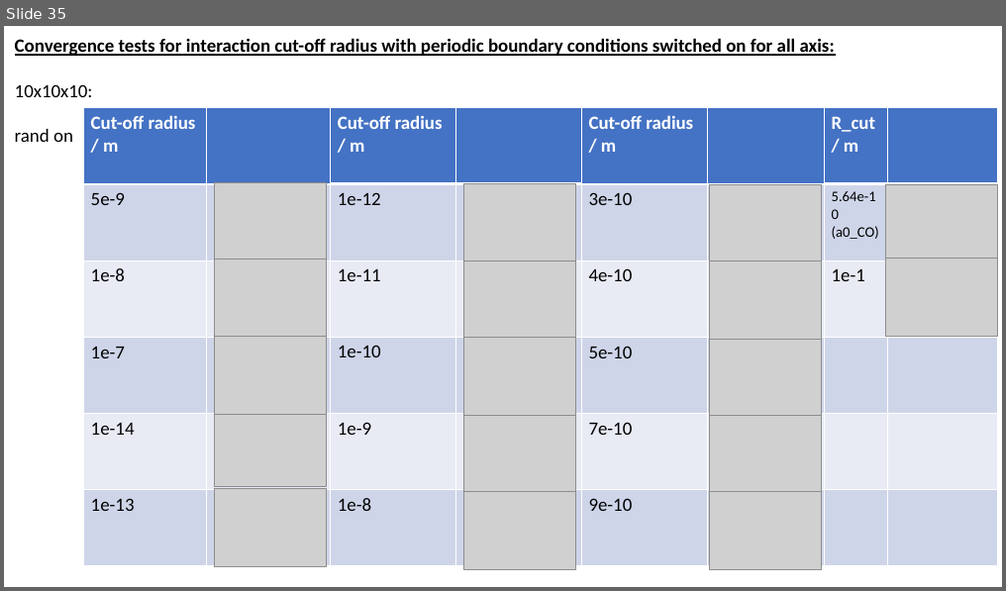
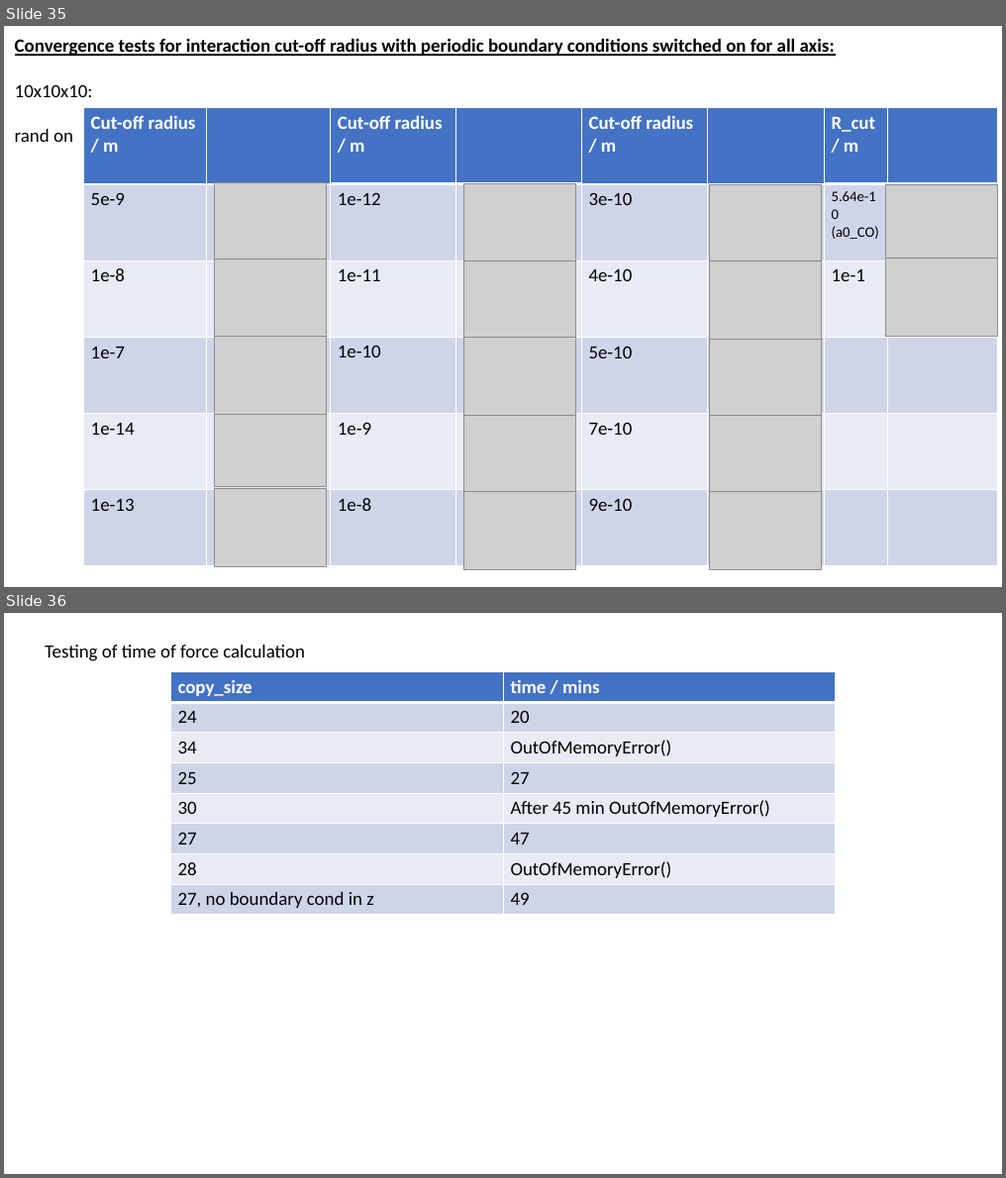
Before and after one commit to achoudh/alpha_CO_IR, a slide deck: exciton_CO.pptx. Shown one above the other, each under a label of ours: slide 35 before the commit, slides 35 and 36 after it. The pictures are 1006x591 and 1006x1178 pixels, drawn with LibreOffice and Linux fonts; fonts in the diff are those of the drawing; grey boxes stand for pictures. Boxes give left, top, right and bottom in pixels: in the first picture for what was removed or moved away, otherwise in the second. Text is boxed around its words. In the diff, an @@ line names an element or a change of style, - is before the commit and + after.

Commit message:
Force matrix calc seperated

```diff
--- a/exciton_CO.pptx
+++ b/exciton_CO.pptx
@@ slide 36 added at (4, 613, 1002, 1174), background #FFFFFF @@
@@ text added at (45, 645, 305, 662), 18 pt, text #000000 @@
+Testing of time of force calculation
@@ table added at (170, 672, 835, 915), 8 rows, 2 columns @@
+copy_size | time / mins
+24 | 20
+34 | OutOfMemoryError()
+25 | 27
+30 | After 45 min OutOfMemoryError()
+27 | 47
+28 | OutOfMemoryError()
+27, no boundary cond in z | 49
```
Also in this commit, not shown: 2 other files.
